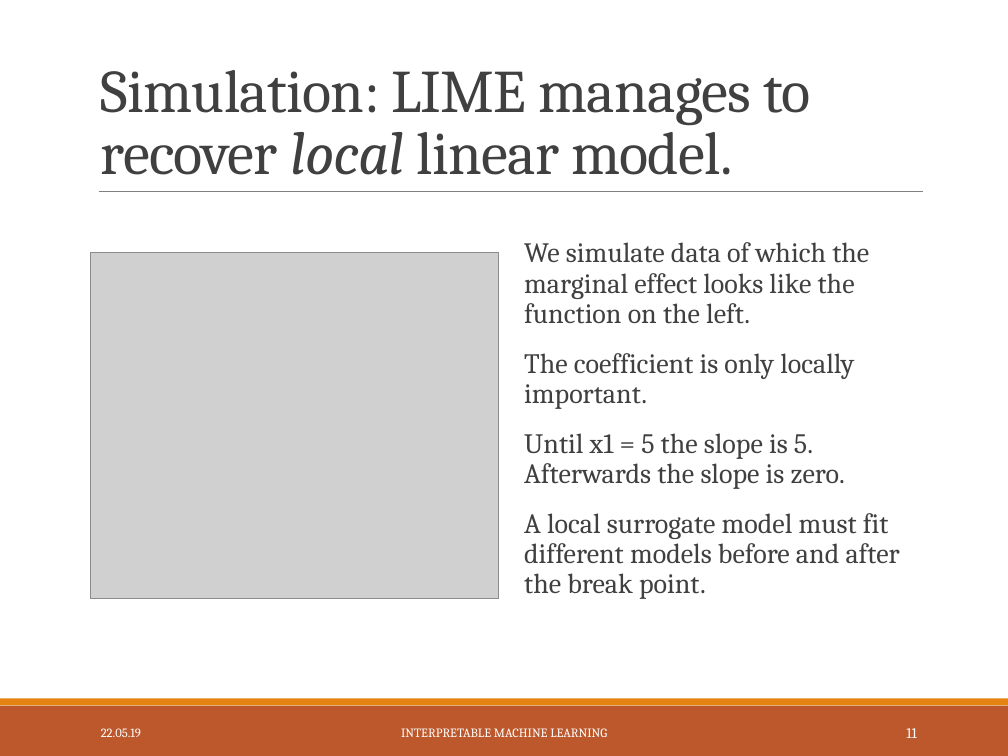
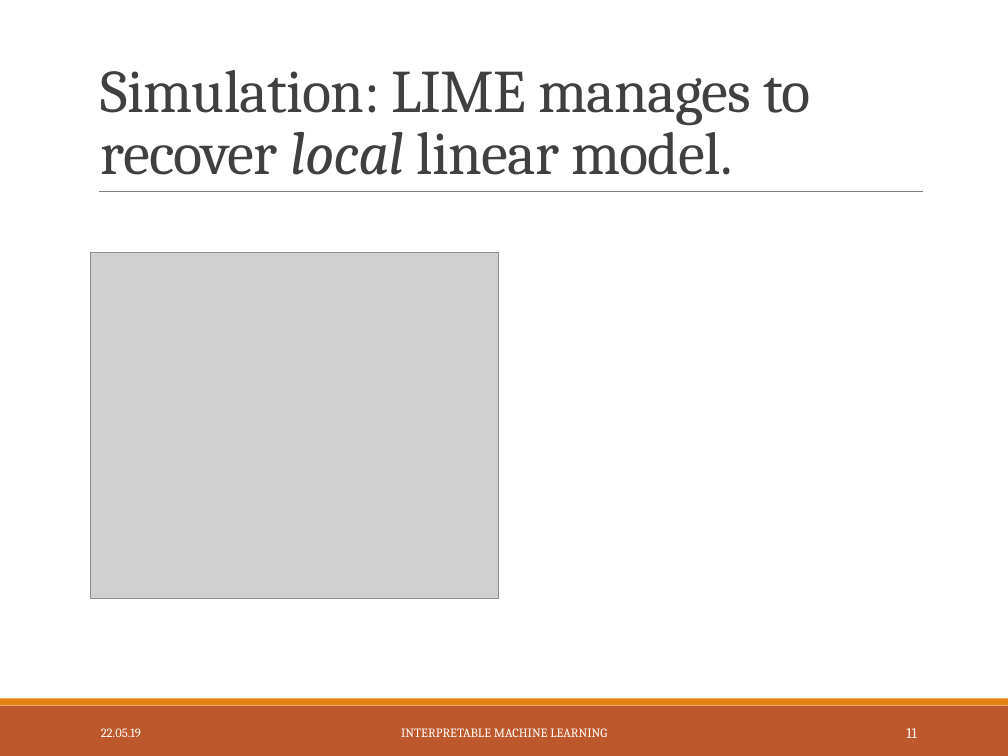
Before and after one commit to slds-lmu/iml_methods_limitations, a slide deck: slide 12 of Slides/LIME-neighbourhood.pptx. Drawn at 1008x756 pixels with LibreOffice and Linux fonts; fonts in the diff are those of the drawing; grey boxes stand for pictures. Boxes give left, top, right and bottom in pixels: in the first picture for what was removed or moved away, otherwise in the second. Text is boxed around its words. In the diff, an @@ line names an element or a change of style, - is before the commit and + after.

```diff
--- a/Slides/LIME-neighbourhood.pptx
+++ b/Slides/LIME-neighbourhood.pptx
@@ text removed at box(524, 242, 900, 599) @@
-  We simulate data of which the marginal effect looks like the function on the left.
-  The coefficient is only locally important.
-  Until x1 = 5 the slope is 5. Afterwards the slope is zero.
-  A local surrogate model must fit different models before and after the break point.
```
Also in this commit, not shown: 11 other slides changed, 4 slides added, 3 other files.
